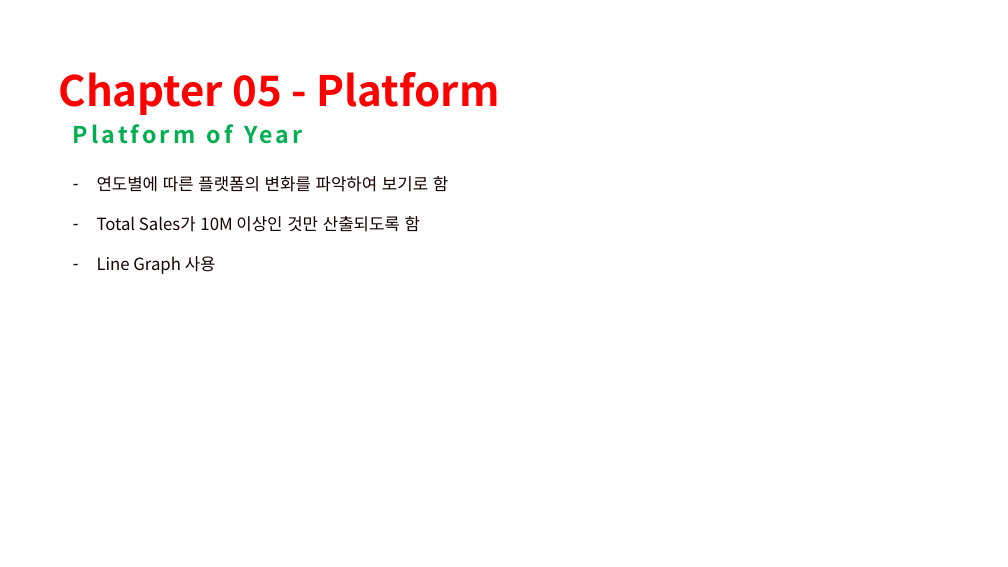
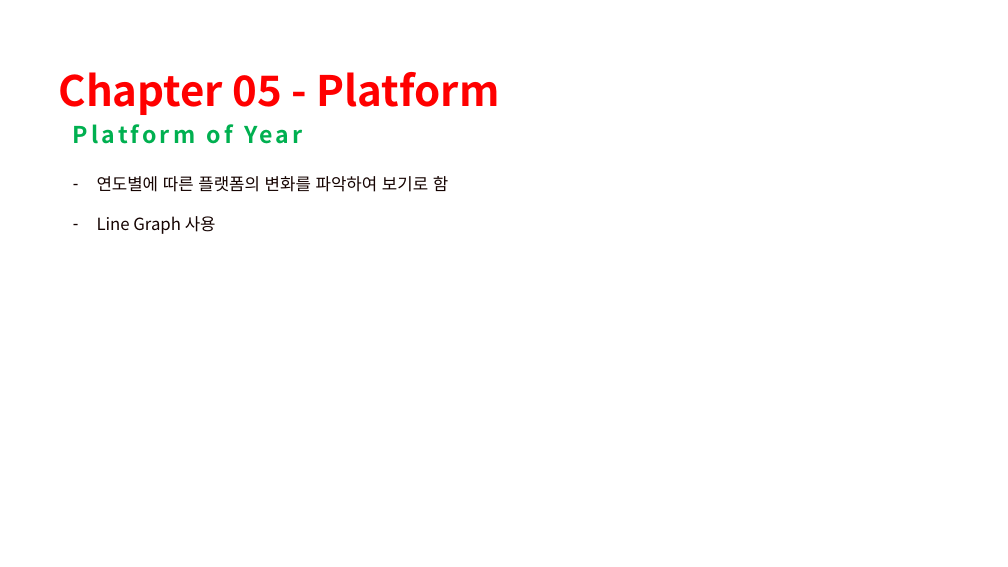
Before and after one commit to kmukhs/AIB17_Section1_Project, a slide deck: slide 20 of AIB17_Section1_Project_김현섭.pptx (slide 30 before the commit). Drawn at 1008x567 pixels with LibreOffice and Linux fonts; fonts in the diff are those of the drawing; background and template pictures are left out. Boxes give left, top, right and bottom in pixels: in the first picture for what was removed or moved away, otherwise in the second. Text is boxed around its words. In the diff, an @@ line names an element or a change of style, - is before the commit and + after.

```diff
--- a/AIB17_Section1_Project_김현섭.pptx
+++ b/AIB17_Section1_Project_김현섭.pptx
@@ text at (97,216,420,232): paragraph removed @@
-  – Total Sales가 10M 이상인 것만 산출되도록 함
```
Also in this commit, not shown: 19 other slides changed, 10 slides removed.
